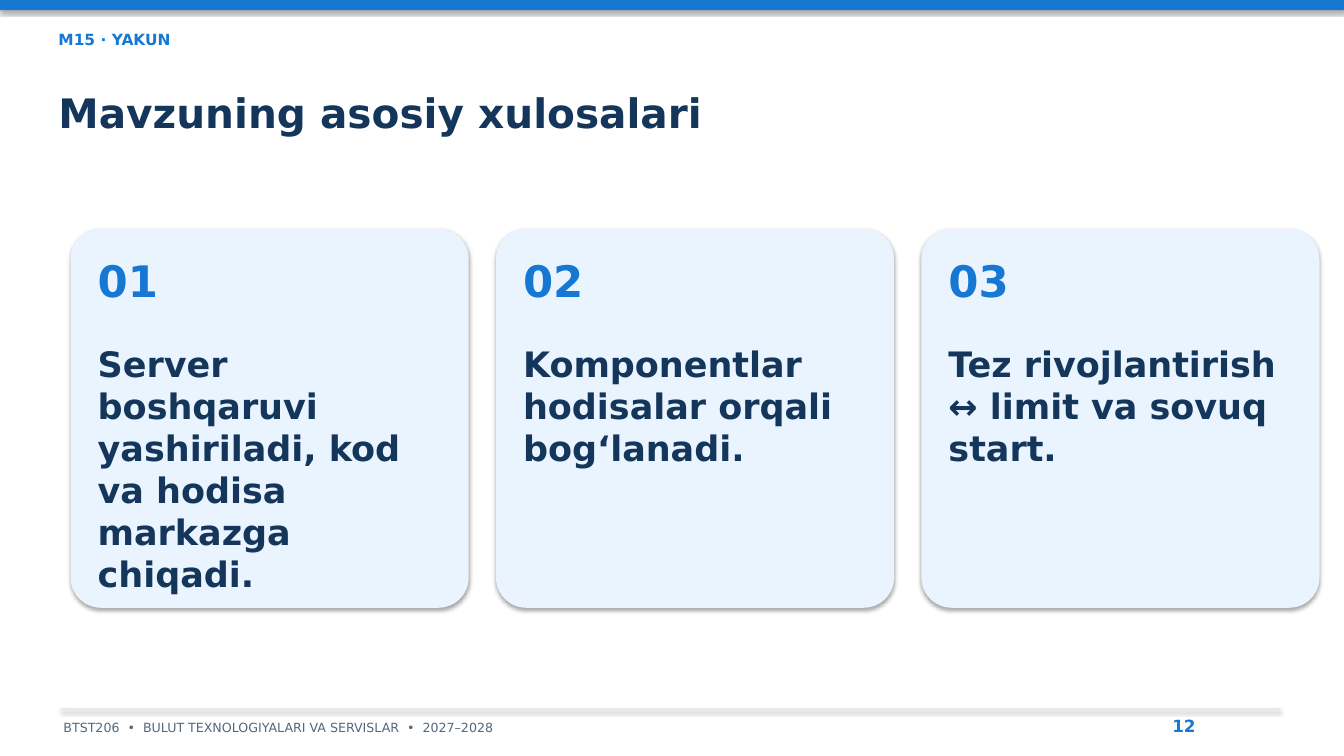
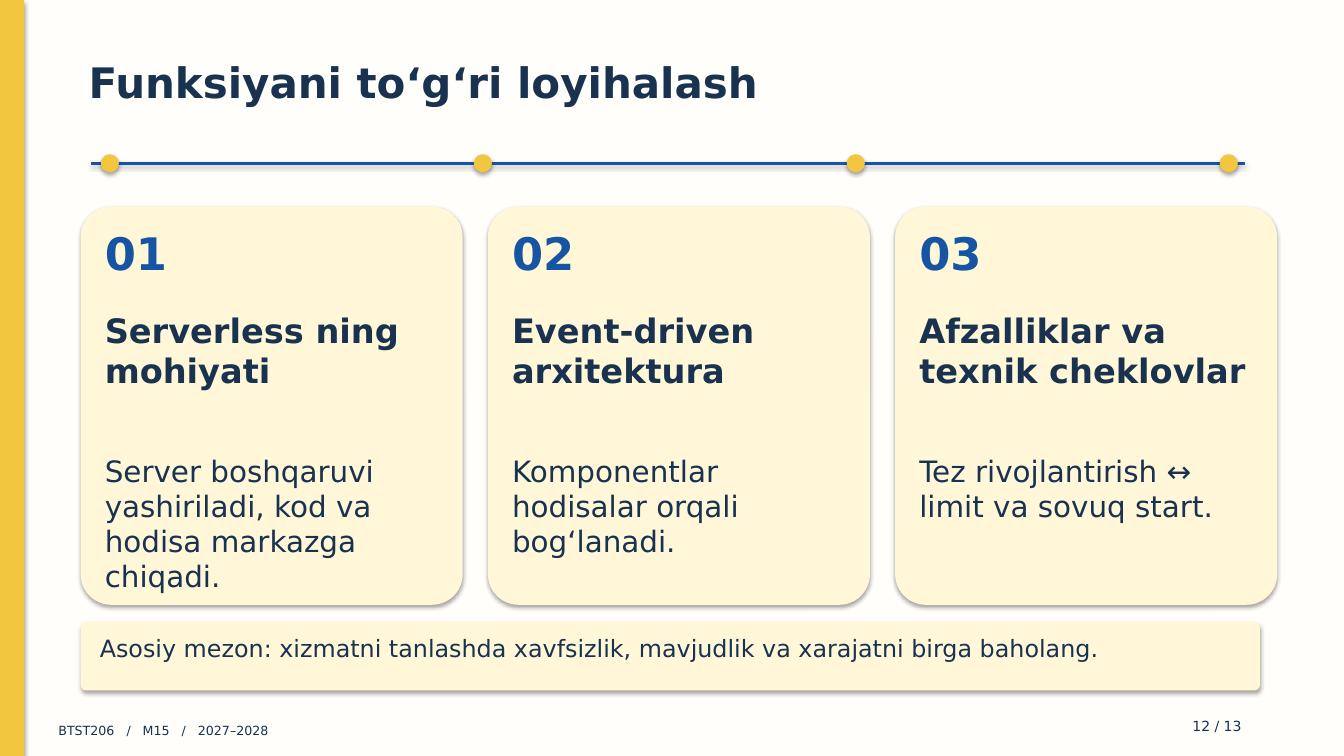
Before and after one commit to all1991here-dot/prezentatsiyalar, a slide deck: slide 12 of PPTX/M15_Prezentatsiya.pptx. Drawn at 1344x756 pixels with LibreOffice and Linux fonts; fonts in the diff are those of the drawing. Boxes give left, top, right and bottom in pixels: in the first picture for what was removed or moved away, otherwise in the second. Text is boxed around its words. In the diff, an @@ line names an element or a change of style, - is before the commit and + after.

Commit message:
Redesign 18 lecture decks with distinct styles and sourced online images

```diff
--- a/PPTX/M15_Prezentatsiya.pptx
+++ b/PPTX/M15_Prezentatsiya.pptx
@@ background #FFFFFF to #FFFEFA @@
@@ rectangle removed at bbox=[0, 0, 1344, 10] @@
@@ rectangle added at bbox=[0, 0, 24, 756], fill #F3C640 @@
@@ text at bbox=[89, 66, 758, 107]: text changed; size 11 to 30 pt; text colour #1678D2 to #18324F @@
-M15 · YAKUN
+Funksiyani to‘g‘ri loyihalash
@@ text removed at bbox=[58, 97, 702, 137] @@
-Mavzuning asosiy xulosalari
@@ line added from (91, 163) to (1245, 163), #1555A3 2 pt @@
@@ ellipse added at bbox=[101, 154, 119, 172], fill #F3C640 @@
@@ ellipse added at bbox=[474, 154, 492, 172], fill #F3C640 @@
@@ ellipse added at bbox=[847, 154, 865, 172], fill #F3C640 @@
@@ ellipse added at bbox=[1220, 154, 1238, 172], fill #F3C640 @@
@@ rounded rectangle: place and size @@
-rounded rectangle at bbox=[496, 229, 894, 608]
+rounded rectangle at bbox=[81, 207, 463, 605]
@@ rounded rectangle at bbox=[81, 207, 463, 605]: fill #EAF4FF to #FFF7D8 @@
@@ rounded rectangle added at bbox=[488, 207, 870, 605], fill #FFF7D8 @@
@@ rounded rectangle at bbox=[895, 207, 1277, 605]: fill #EAF4FF to #FFF7D8 @@
@@ rounded rectangle: place and size @@
-rounded rectangle at bbox=[922, 229, 1320, 608]
+rounded rectangle at bbox=[895, 207, 1277, 605]
@@ rounded rectangle removed at bbox=[71, 229, 469, 608] @@
@@ text "01": place and size @@
-text "01" at bbox=[98, 264, 158, 298]
+text "01" at bbox=[105, 236, 167, 271]
@@ text "02": place and size @@
-text "02" at bbox=[523, 264, 583, 298]
+text "02" at bbox=[512, 236, 574, 271]
@@ size 31 to 32 pt, text colour #1678D2 to #1555A3; less space between paragraphs in 3 elements at bbox=[105, 236, 167, 271], bbox=[512, 236, 574, 271], bbox=[919, 236, 981, 271] @@
@@ text "03": place and size @@
-text "03" at bbox=[948, 264, 1008, 298]
+text "03" at bbox=[919, 236, 981, 271]
@@ text added at bbox=[105, 317, 399, 390], 24 pt, text #18324F, bold @@
+Serverless ning mohiyati
@@ text added at bbox=[512, 317, 754, 384], 24 pt, text #18324F, bold @@
+Event-driven arxitektura
@@ text added at bbox=[919, 317, 1245, 384], 24 pt, text #18324F, bold @@
+Afzalliklar va texnik cheklovlar
@@ text "Server boshqaruvi yashiriladi, kod va ...": place and size @@
-text "Server boshqaruvi yashiriladi, kod va ..." at bbox=[98, 351, 400, 595]
+text "Server boshqaruvi yashiriladi, kod va ..." at bbox=[105, 459, 373, 593]
@@ text "Komponentlar hodisalar orqali bog‘lanadi.": place and size @@
-text "Komponentlar hodisalar orqali bog‘lanadi." at bbox=[523, 350, 832, 469]
+text "Komponentlar hodisalar orqali bog‘lanadi." at bbox=[512, 459, 738, 558]
@@ size 25 to 21 pt, text colour #15365B to #18324F, bold off; less space between paragraphs in 3 elements at bbox=[105, 459, 373, 593], bbox=[512, 459, 738, 558], bbox=[919, 459, 1213, 523] @@
@@ text "Tez rivojlantirish ↔ limit va ...": place and size @@
-text "Tez rivojlantirish ↔ limit va ..." at bbox=[948, 350, 1276, 462]
+text "Tez rivojlantirish ↔ limit va ..." at bbox=[919, 459, 1213, 523]
@@ rounded rectangle added at bbox=[81, 622, 1260, 691], fill #FFF7D8 @@
@@ text added at bbox=[100, 639, 1098, 662], 17 pt, text #18324F @@
+Asosiy mezon: xizmatni tanlashda xavfsizlik, mavjudlik va xarajatni birga baholang.
@@ rectangle removed at bbox=[60, 709, 1280, 710] @@
@@ text at bbox=[58, 725, 268, 735]: text changed; text colour #53687D to #18324F @@
-BTST206 • BULUT TEXNOLOGIYALARI VA SERVISLAR • 2027–2028
+BTST206 / M15 / 2027–2028
@@ text at bbox=[1192, 720, 1242, 731]: text changed; size 12 to 10 pt; text colour #1678D2 to #18324F; bold off @@
-12
+12 / 13
```
Also in this commit, not shown: 7 other slides changed, 5 slides added, 5 slides removed, 22 other files.
